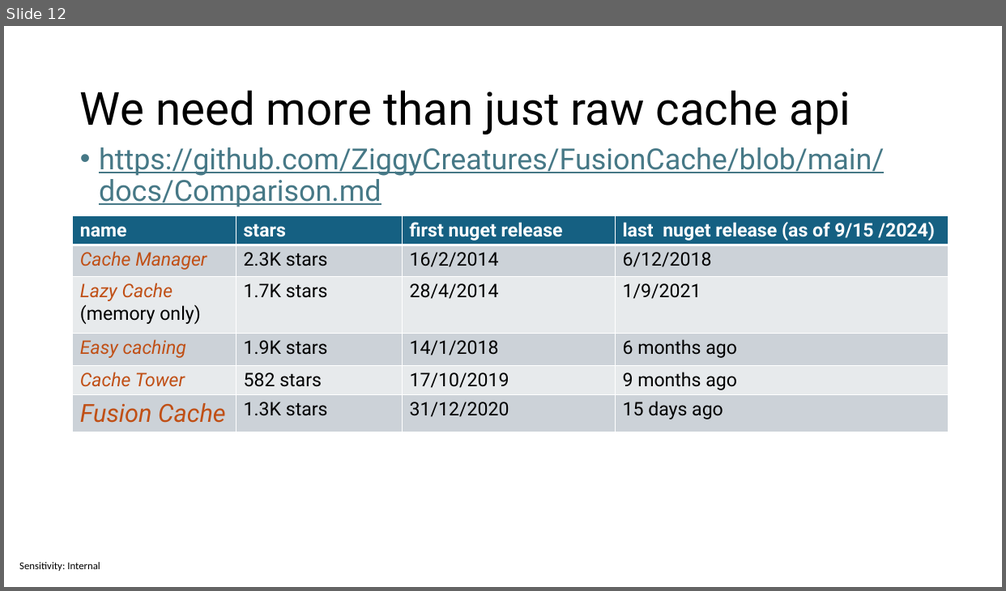
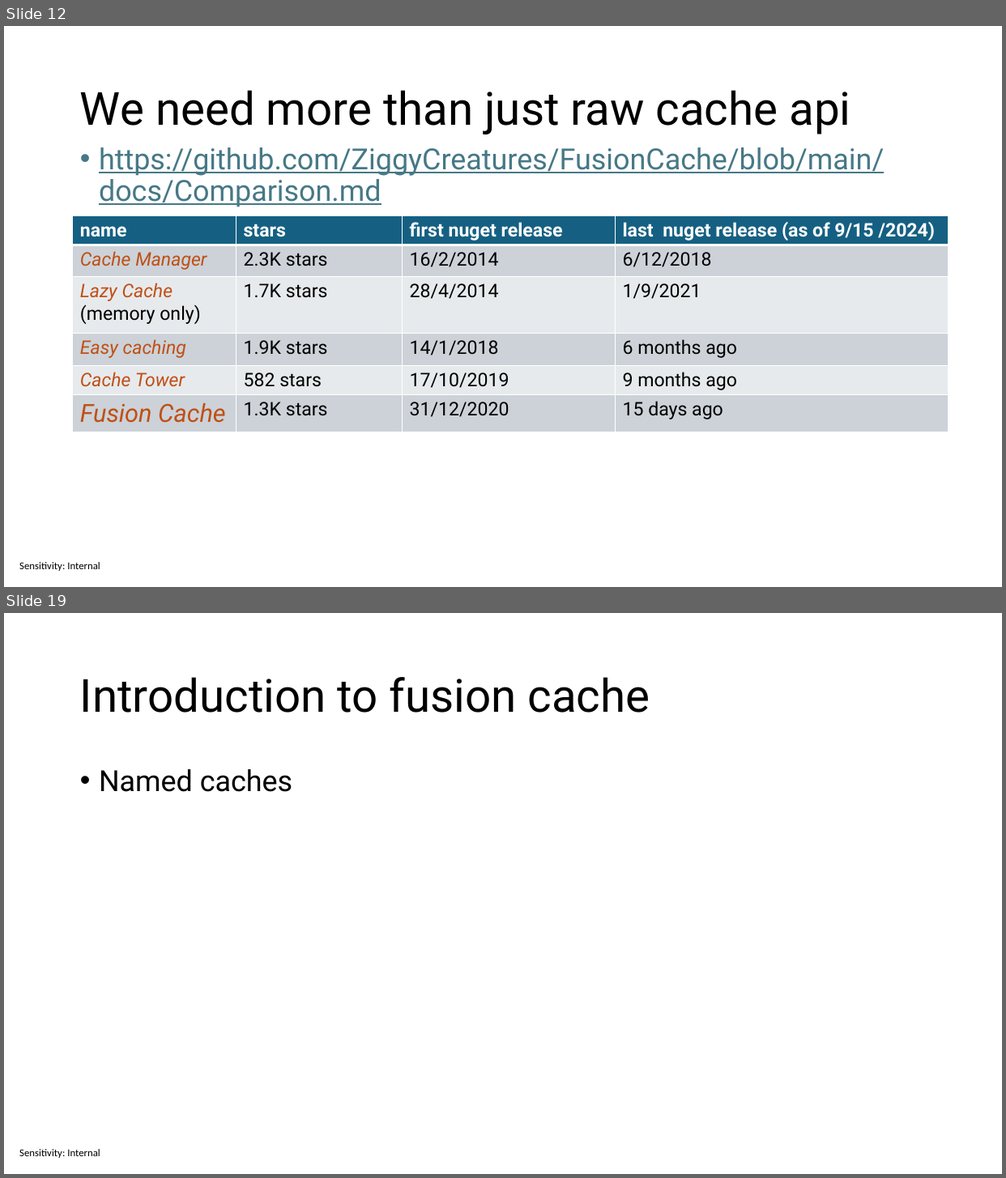
Before and after one commit to sabbadino/cache-like-a-pro-fusion-cache, a slide deck: cache-like-a-pro.pptx. Shown one above the other, each under a label of ours: slide 12 before the commit, slides 12 and 19 after it; the slides between them are not shown. The pictures are 1006x591 and 1006x1178 pixels, drawn with LibreOffice and Linux fonts; fonts in the diff are those of the drawing. Boxes give left, top, right and bottom in pixels: in the first picture for what was removed or moved away, otherwise in the second. Text is boxed around its words. In the diff, an @@ line names an element or a change of style, - is before the commit and + after.

```diff
--- a/cache-like-a-pro.pptx
+++ b/cache-like-a-pro.pptx
@@ slide 19 added at <box>4,613,1002,1174</box>, background #FFFFFF; not listed: 1 template element that a slide beside it also shows @@
@@ title added at <box>80,677,650,713</box>, 44 pt, text #000000 @@
+Introduction to fusion cache
@@ text added at <box>99,769,292,792</box>, 28 pt, text #000000 @@
+• Named caches
```
Also in this commit, not shown: 3 slides changed, 6 other slides added, 1 slide removed, 4 other files.
